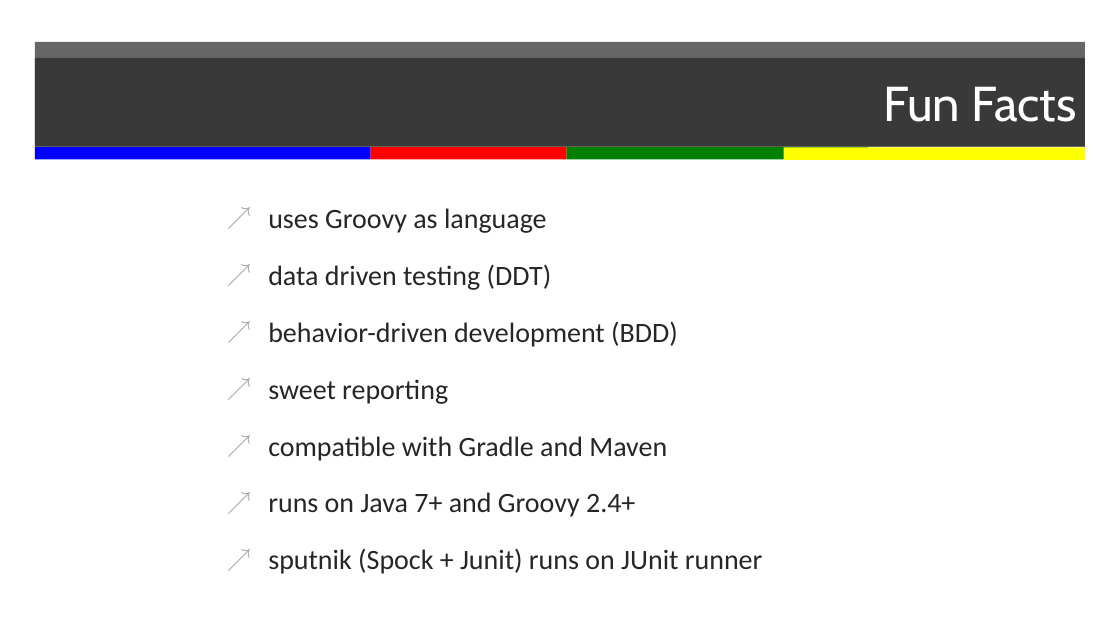
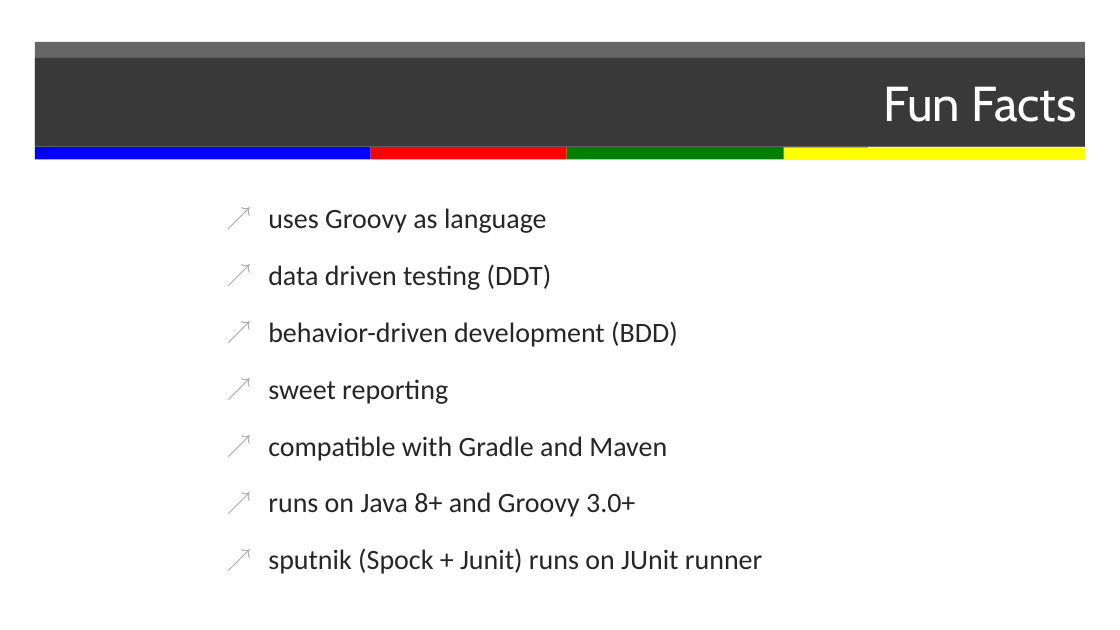
Before and after one commit to davidparry/groovy-spock, a slide deck: slide 3 of presenntation.pptx. Drawn at 1120x630 pixels with LibreOffice and Linux fonts; fonts in the diff are those of the drawing. Boxes give left, top, right and bottom in pixels: in the first picture for what was removed or moved away, otherwise in the second. Text is boxed around its words. In the diff, an @@ line names an element or a change of style, - is before the commit and + after.

Commit message:
Add files via upload
updated to latest spock req version

```diff
--- a/presenntation.pptx
+++ b/presenntation.pptx
@@ text at <box>268,492,635,517</box>: text changed @@
-↗ runs on Java 7+ and Groovy 2.4+
+↗ runs on Java 8+ and Groovy 3.0+
```
